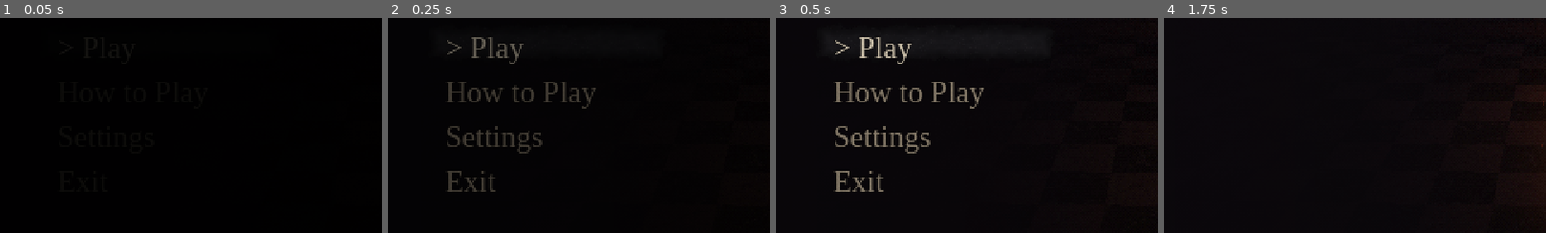
Above: before the commit, frames 1-4 (left to right).
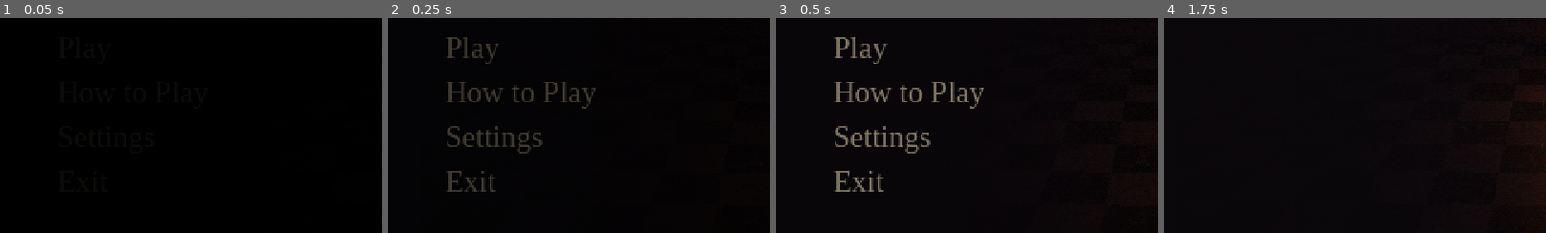
Above: after the commit, the same moments.

Repository: gagroma/Iradomini
Game: Godot game, scene res://menu.tscn
Two runs of this game, one before a commit and one after it. Both use one fixed random seed, a clock stepped at 60 frames per second and the inputs below. Video files are missing from this copy of the repository; at most half a second of black plays in their place.
Inputs (mouse positions are % of the whole screen's width and height, from its top left):
- Up to frame 1 (0.05 s): no input
- Up to frame 2 (0.25 s): no input
- Up to frame 3 (0.5 s): no input
- Up to frame 4 (1.75 s): click "> Play" (after the commit: "Play") at 0.5 s; tap Enter at 1.25 s; move the mouse to (72, 45) at 1.27 s; hold Right from 1.28 s (still down); tap E at 1.35 s; click (72, 45) at 1.42 s
The pictures show only the part of the screen within x 0-50%, y 50-100%; the shares and areas given below are measured in that part.

The runs differ from the first frame. In frame 2, 0.9% of the frame differs, in the area x 15-36%, y 8-22%; in frame 3, 1.0%; in frame 4, nothing differs.

Commit message:
Highlight menu buttons only on hover

Diff:
--- a/scripts/menu.gd
+++ b/scripts/menu.gd
@@ -55,11 +55,9 @@
 
 func _process(_delta: float) -> void:
 	var hovered := get_viewport().gui_get_hovered_control() as Button
-	var focused := get_viewport().gui_get_focus_owner() as Button
-	var active := hovered if hovered in _choice_buttons else focused
 	_choice_highlight.hide()
 	for button in _choice_buttons:
-		var selected := button == active and button.is_visible_in_tree()
+		var selected := button == hovered and button.is_visible_in_tree()
 		var caption: String = button.get_meta("caption")
 		var text := "> " + caption if selected else caption
 		if button.text != text:
--- a/scripts/pause_menu.gd
+++ b/scripts/pause_menu.gd
@@ -77,7 +77,7 @@
 
 
 func _button(caption: String, y: float, action: Callable) -> Button:
-	var button := UIStyle.action_button(caption, Rect2(19, y, 150, 26), 17)
+	var button := UIStyle.action_button(caption, Rect2(19, y, 150, 26), 17, true)
 	button.pressed.connect(action)
 	_actions.add_child(button)
 	return button
--- a/scripts/ui_style.gd
+++ b/scripts/ui_style.gd
@@ -43,7 +43,7 @@
 	return rect
 
 
-static func action_button(caption: String, bounds: Rect2, size: int) -> Button:
+static func action_button(caption: String, bounds: Rect2, size: int, hover_only := false) -> Button:
 	var button := Button.new()
 	button.text = caption
 	button.position = bounds.position
@@ -57,7 +57,11 @@
 	highlight.bg_color = Color("#eee1be19")
 	highlight.border_color = ASH
 	highlight.border_width_bottom = 1
-	button.add_theme_stylebox_override("normal", StyleBoxEmpty.new())
-	for state in ["hover", "pressed", "focus"]:
-		button.add_theme_stylebox_override(state, highlight)
+	var empty := StyleBoxEmpty.new()
+	button.add_theme_stylebox_override("normal", empty)
+	button.add_theme_stylebox_override("hover", highlight)
+	for state in ["pressed", "focus"]:
+		button.add_theme_stylebox_override(state, empty if hover_only else highlight)
+	if hover_only:
+		button.add_theme_stylebox_override("hover_pressed", highlight)
 	return button
